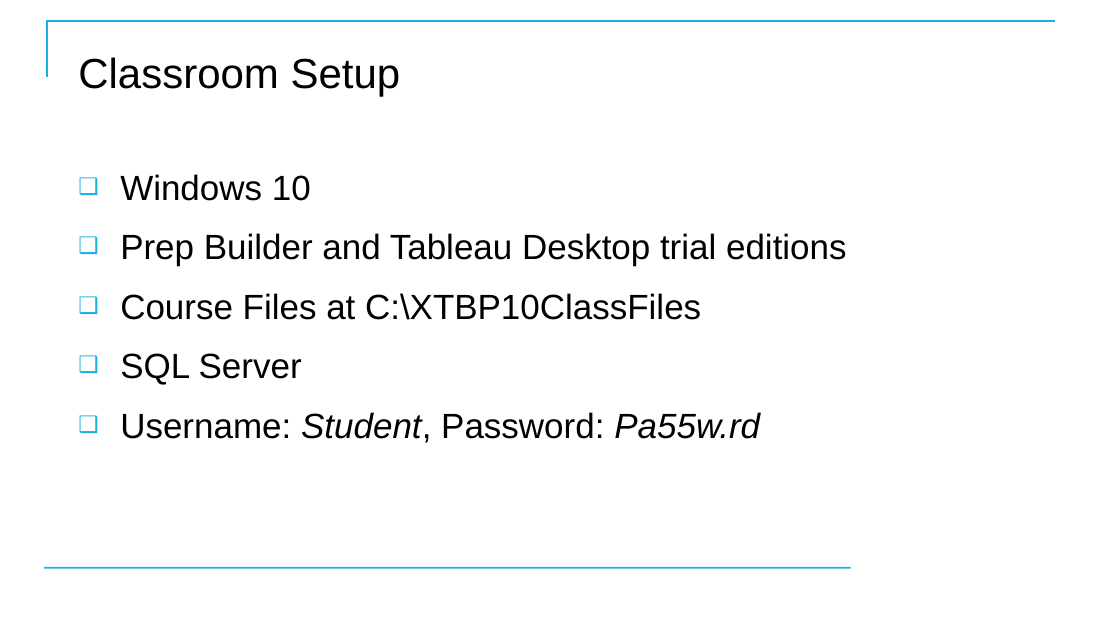
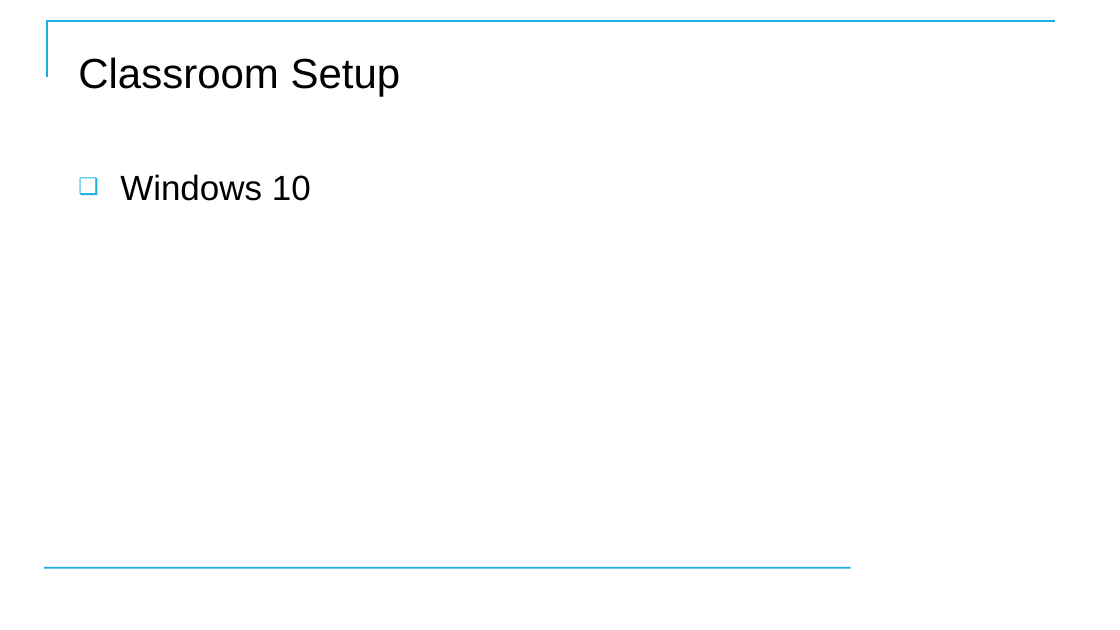
Before and after one commit to CostelloTechnicalConsulting/XGHDEV, a slide deck: slide 6 of ppt/XGHDEV.pptx. Drawn at 1120x630 pixels with LibreOffice and Linux fonts; fonts in the diff are those of the drawing; background and template pictures are left out. Boxes give left, top, right and bottom in pixels: in the first picture for what was removed or moved away, otherwise in the second. Text is boxed around its words. In the diff, an @@ line names an element or a change of style, - is before the commit and + after.

```diff
--- a/ppt/XGHDEV.pptx
+++ b/ppt/XGHDEV.pptx
@@ text at box(120, 233, 847, 443): paragraphs removed @@
-❑ Prep Builder and Tableau Desktop trial editions
-❑ Course Files at C:\XTBP10ClassFiles
-❑ SQL Server
-❑ Username: Student, Password: Pa55w.rd
```
Also in this commit, not shown: 4 other slides changed, 86 slides added, 101 slides removed.
